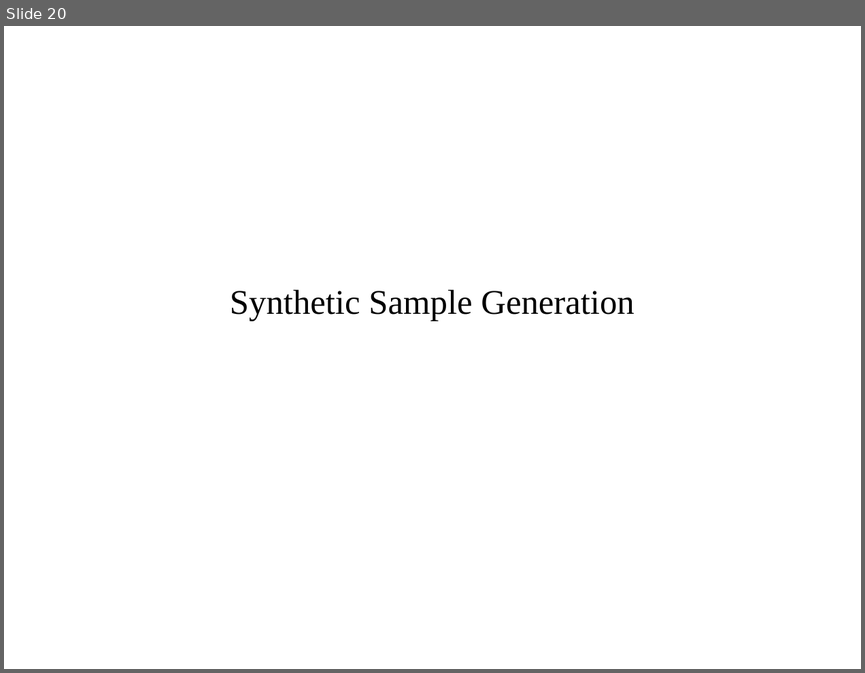
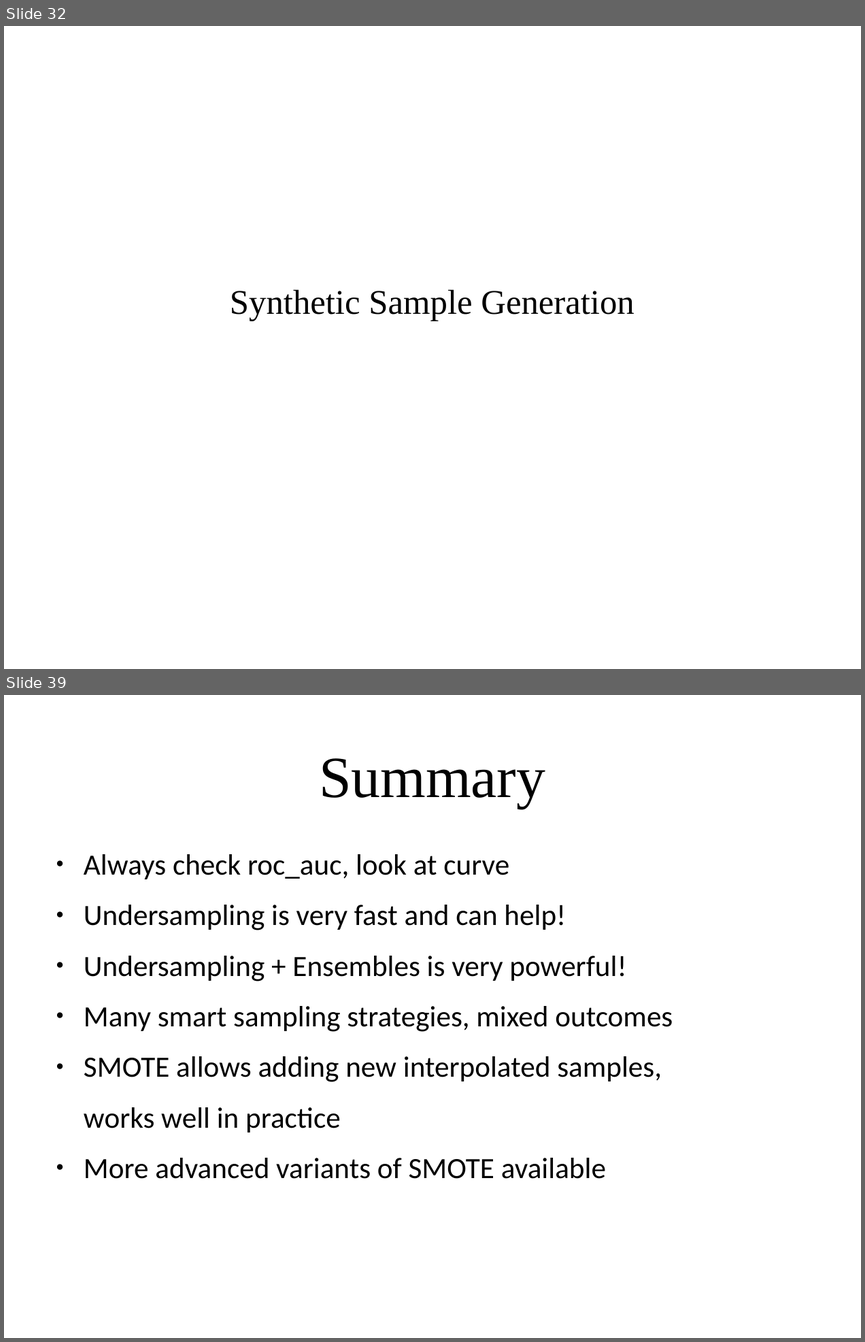
Before and after one commit to amueller/applied_ml_spring_2017, a slide deck: slides/aml-15-032017.odp. Shown one above the other, each under a label of ours: slide 20 before the commit, slides 32 and 39 after it; the slides between them are not shown. The pictures are 865x673 and 865x1342 pixels, drawn with LibreOffice and Linux fonts; fonts in the diff are those of the drawing. Boxes give left, top, right and bottom in pixels: in the first picture for what was removed or moved away, otherwise in the second. Text is boxed around its words. In the diff, an @@ line names an element or a change of style, - is before the commit and + after.

```diff
--- a/slides/aml-15-032017.odp
+++ b/slides/aml-15-032017.odp
@@ slide 39 added at <box>4,695,861,1338</box>, background #FFFFFF @@
@@ title added at <box>319,758,545,808</box>, 54 pt, text #000000 @@
+Summary
@@ text added at <box>84,854,672,1178</box>, 27.2 pt, text #000000 @@
+● Always check roc_auc, look at curve
+● Undersampling is very fast and can help!
+● Undersampling + Ensembles is very powerful!
+● Many smart sampling strategies, mixed outcomes
+● SMOTE allows adding new interpolated samples,
+works well in practice
+● More advanced variants of SMOTE available
@@ what was slide 20 is now slide 32 @@
```
Also in this commit, not shown: 5 slides changed, 24 other slides added, 7 slides removed, 2 other files.
